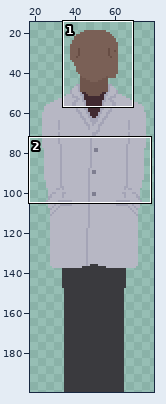
Edited in one commit: pixel-art file (main/sprites/draft/MC.aseprite). Above, an overview of the earlier version with the close-up marked.
Close-up. Before:
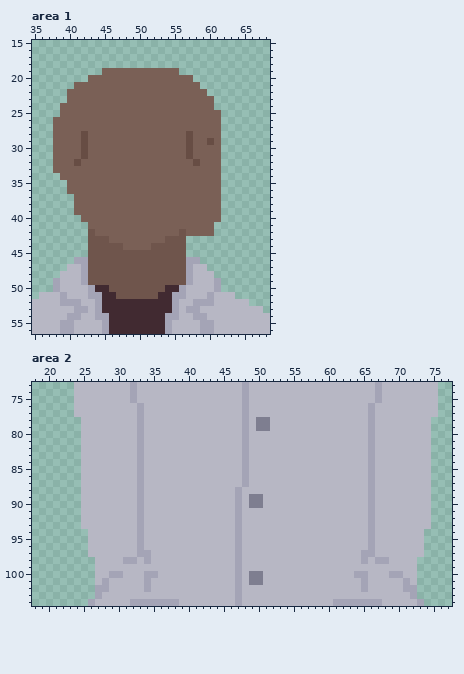
100x200 pixels, 1 frame. Shown: area 1: x 35..68, y 15..56; area 2: x 18..77, y 73..104. The wide view leaves out empty margins. The commit also changed other parts of the picture, which this record leaves out.
After:
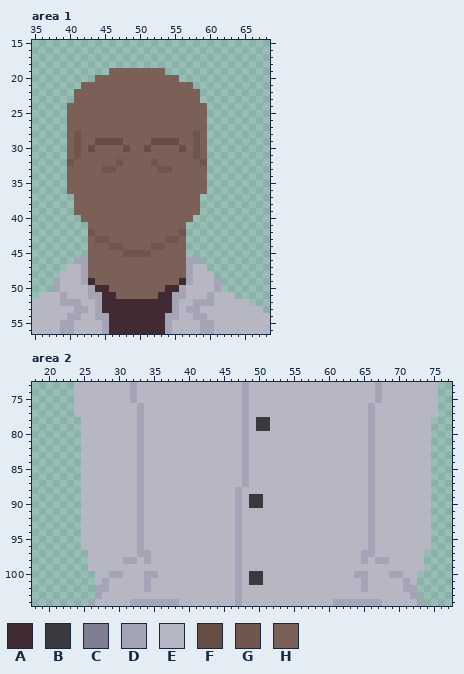
Palette (. is transparent): A #412a31  B #3a3a3e  C #7e7e90  D #a4a4b6  E #b7b7c4  F #674d44  G #6f554c  H #7a6056
Difference:
layer "side/head" now hidden
layer "side/base" now hidden
layer "side/arms" removed
--- area 1
@@ x 35..68 @@
 18 ..................................
-19 ..........HHHHHHHHHHH.............
-20 ........HHHHHHHHHHHHHHH...........
-21 ......HHHHHHHHHHHHHHHHHH..........
-22 .....HHHHHHHHHHHHHHHHHHHH.........
-23 .....HHHHHHHHHHHHHHHHHHHHH........
-24 ....HHHHHHHHHHHHHHHHHHHHHH........
-25 ....HHHHHHHHHHHHHHHHHHHHHHH.......
-26 ...HHHHHHHHHHHHHHHHHHHHHHHH.......
-27 ...HHHHHHHHHHHHHHHHHHHHHHHH.......
-28 ...HHHHFHHHHHHHHHHHHHHFHHHH.......
-29 ...HHHHFHHHHHHHHHHHHHHFHHFH.......
-30 ...HHHHFHHHHHHHHHHHHHHFHHHH.......
-31 ...HHHHFHHHHHHHHHHHHHHFHHHH.......
-32 ...HHHFHHHHHHHHHHHHHHHHFHHH.......
-33 ...HHHHHHHHHHHHHHHHHHHHHHHH.......
-34 ....HHHHHHHHHHHHHHHHHHHHHHH.......
-35 .....HHHHHHHHHHHHHHHHHHHHHH.......
-36 .....HHHHHHHHHHHHHHHHHHHHHH.......
-37 ......HHHHHHHHHHHHHHHHHHHHH.......
-38 ......HHHHHHHHHHHHHHHHHHHHH.......
-39 ......HHHHHHHHHHHHHHHHHHHHH.......
-40 .......HHHHHHHHHHHHHHHHHHHH.......
-41 ........HHHHHHHHHHHHHHHHHH........
-42 ........GHHHHHHHHHHHHGHHHH........
-43 ........GGGHHHHHHHHGGG............
-44 ........GGGGGHHHHGGGGG............
-45 ........GGGGGGGGGGGGGG............
-46 ......DDGGGGGGGGGGGGGGDD..........
-47 .....EEDGGGGGGGGGGGGGGDEE.........
-48 ....EEEDGGGGGGGGGGGGGGDEEE........
-49 ...DEEEDGGGGGGGGGGGGGGDEEED.......
-50 ...DEEEEDAAGGGGGGGGAADEEEED.......
-51 .EEEDEEEDDAAGGGGGGAADDEEEDEEE.....
+19 ...........HHHHHHHH...............
+20 .........HHHHHHHHHHHH.............
+21 .......HHHHHHHHHHHHHHHH...........
+22 ......HHHHHHHHHHHHHHHHHH..........
+23 ......HHHHHHHHHHHHHHHHHH..........
+24 .....HHHHHHHHHHHHHHHHHHHH.........
+25 .....HHHHHHHHHHHHHHHHHHHH.........
+26 .....HHHHHHHHHHHHHHHHHHHH.........
+27 .....HHHHHHHHHHHHHHHHHHHH.........
+28 .....HGHHHHHHHHHHHHHHHHGH.........
+29 .....HGHHFFFFHHHHFFFFHHGH.........
+30 .....HGHFHHHHFHHFHHHHFHGH.........
+31 .....HGHHHHHHHHHHHHHHHHGH.........
+32 .....GHHHHHHGHHHHGHHHHHHG.........
+33 .....HHHHHGGHHHHHHGGHHHHH.........
+34 .....HHHHHHHHHHHHHHHHHHHH.........
+35 .....HHHHHHHHHHHHHHHHHHHH.........
+36 .....HHHHHHHHHHHHHHHHHHHH.........
+37 ......HHHHHHHHHHHHHHHHHH..........
+38 ......HHHHHHHHHHHHHHHHHH..........
+39 ......HHHHHHHHHHHHHHHHHH..........
+40 .......HHHHHHHHHHHHHHHH...........
+41 ........HHHHHHHHHHHHHH............
+42 ........GHHHHHHHHHHHHG............
+43 ........HGGHHHHHHHHGGH............
+44 ........HHHGGHHHHGGHHH............
+45 ........HHHHHGGGGHHHHH............
+46 ......DDHHHHHHHHHHHHHHDD..........
+47 .....EEDHHHHHHHHHHHHHHDEE.........
+48 ....EEEDHHHHHHHHHHHHHHDEEE........
+49 ...DEEEDAHHHHHHHHHHHHADEEED.......
+50 ...DEEEEDAAHHHHHHHHAADEEEED.......
+51 .EEEDEEEDDAAHHHHHHAADDEEEDEEE.....
 52 EEEEDDDEEDAAAAAAAAAADEEDDDEEEEE...
--- area 2, layer "front/base"
@@ x 48..53 @@
  77 DEEEEE
- 78 DECCEE
- 79 DECCEE
+ 78 DEBBEE
+ 79 DEBBEE
  80 DEEEEE
@@ x 47..52 @@
  88 DEEEEE
- 89 DECCEE
- 90 DECCEE
+ 89 DEBBEE
+ 90 DEBBEE
  91 DEEEEE
@@ x 18..77 @@
  93 .......EEEEEEEEDEEEEEEEEEEEEEDEEEEEEEEEEEEEEEEEEDEEEEEEEE...
- 94 ........EEEEEEEDEEEEEEEEEEEEEDEEEEEEEEEEEEEEEEEEDEEEEEEE....
- 95 ........EEEEEEEDEEEEEEEEEEEEEDEEEEEEEEEEEEEEEEEEDEEEEEEE....
- 96 ........EEEEEEEDEEEEEEEEEEEEEDEEEEEEEEEEEEEEEEEEDEEEEEEE....
+ 94 .......EEEEEEEEDEEEEEEEEEEEEEDEEEEEEEEEEEEEEEEEEDEEEEEEEE...
+ 95 .......EEEEEEEEDEEEEEEEEEEEEEDEEEEEEEEEEEEEEEEEEDEEEEEEEE...
+ 96 .......EEEEEEEEDEEEEEEEEEEEEEDEEEEEEEEEEEEEEEEEEDEEEEEEEE...
  97 ........EEEEEEEDDEEEEEEEEEEEEDEEEEEEEEEEEEEEEEEDDEEEEEEE....
- 98 .........EEEEDDEDEEEEEEEEEEEEDEEEEEEEEEEEEEEEEEDEDDEEEE.....
- 99 .........EEEEEEEEEEEEEEEEEEEEDEEEEEEEEEEEEEEEEEEEEEEEEE.....
-100 .........EEDDEEEDDEEEEEEEEEEEDECCEEEEEEEEEEEEEDDEEEDDEE.....
-101 .........EDEEEEEDEEEEEEEEEEEEDECCEEEEEEEEEEEEEEDEEEEEDE.....
+ 98 ........EEEEEDDEDEEEEEEEEEEEEDEEEEEEEEEEEEEEEEEDEDDEEEEE....
+ 99 ........EEEEEEEEEEEEEEEEEEEEEDEEEEEEEEEEEEEEEEEEEEEEEEEE....
+100 .........EEDDEEEDDEEEEEEEEEEEDEBBEEEEEEEEEEEEEDDEEEDDEE.....
+101 .........EDEEEEEDEEEEEEEEEEEEDEBBEEEEEEEEEEEEEEDEEEEEDE.....
 102 .........DDEEEEEDEEEEEEEEEEEEDEEEEEEEEEEEEEEEEEDEEEEEDD.....
Where, in picture pixels (left, top, right, bottom), the same in both close-ups:
changed: (53, 68, 221, 299)
changed: (256, 417, 270, 431)
changed: (249, 494, 263, 508)
added: (81, 529, 95, 571)
added: (417, 529, 431, 571)
changed: (249, 571, 263, 585)
